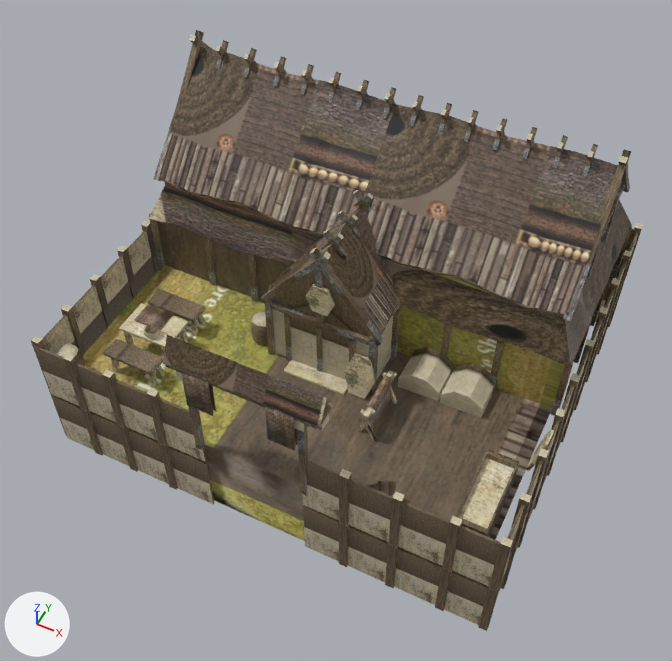
Before and after pictures for a commit that changed the COLLADA model art/meshes/structural/suebians/cc.dae.
One viewpoint serves both versions: a 50 mm camera at (17.5, -36.7, 45.5) aimed at (0.0, -1.7, 1.7). Lighting does not change. The marker at lower left points along +X, +Y and +Z. Where no turn or scale is listed for an object, it has been applied to the vertices. Vertices at the same position are counted once.

Objects in the first picture: 'cc'.
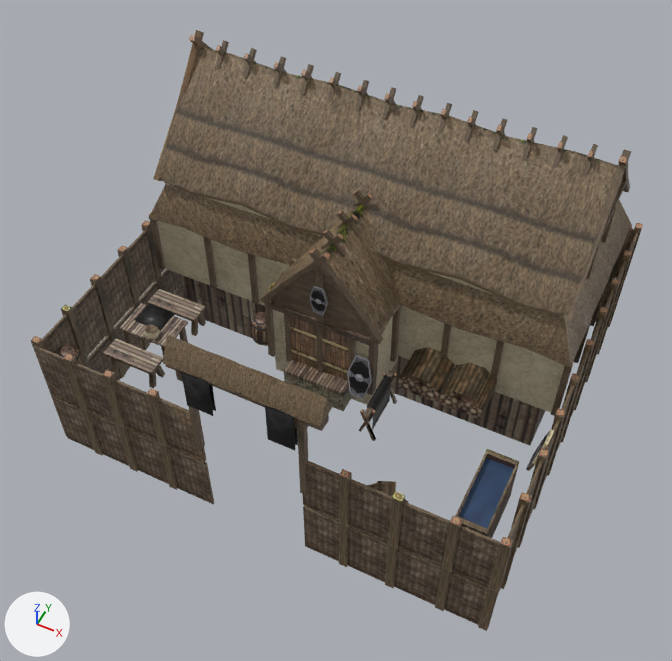
The newer file is also turned or shifted as a whole; pictures and numbers use the older file's frame.

Diff of the bpy script that builds the scene:
```diff
--- a/art/meshes/structural/suebians/cc.dae.py
+++ b/art/meshes/structural/suebians/cc.dae.py
@@ me_cube_4537 @@
 # used by ob_cc; location = (0.0, 0.0, 0.0)
-me_cube_4537.from_pydata(...)  # 2917 vertices, 4378 faces; spans x -15.4..15.0, y -12.6..14.9, z -6.5..14.6
+me_cube_4537.from_pydata(...)  # 2817 vertices, 4059 faces; spans x -15.4..15.0, y -12.6..14.9, z -6.5..14.6
+# me_cube_4537 part 1: the loose piece of 12 vertices spanning x -0.9..1.0, y -4.0..-3.8, z 5.6..7.7 is scaled about its middle by (0.64, 0.671, 1), then moved by (-0.1, -0.1, 0.0)
+# me_cube_4537 part 2: the loose piece of 12 vertices spanning x 1.8..3.9, y -4.6..-3.8, z 0.0..3.1 is rebuilt with 12 vertices and now spans x 2.0..3.7, y -4.6..-3.9, z 0.0..3.1
+# me_cube_4537 part 3
+# 109 vertices are removed from x -13.8..13.9, y -3.8..12.7, z -0.4..13.7
+# 344 faces are deleted
+# 6 vertices in x -3.4..3.4, y -3.7, z 4.6..9.4 move by (-0.1, 0.0, 0.1)
+# 3 vertices in x -13.4..13.5, y 8.5..9.1, z 10.5..10.9 move by (0.0, 0.3, 0.0)
+# 3 vertices in x -13.4..13.5, y 4.2, z 10.9 move by (0.0, -0.3, 0.0)
+# 7 vertices move from x -13.8..13.9, y -0.1..12.7, z -0.4..10.9 to x -13.8..14.0, y -0.1..12.7, z -0.4..10.9
+# 18 vertices are added at x -14.3..14.0, y -0.1..12.7, z -0.4..13.8
+# 42 new faces join them
+# me_cube_4537 part 4: 1955 kept faces spanning x -15.4..15.0, y -12.6..14.9, z -6.5..14.6 get new texture (UV) coordinates
 me_cube_4537.materials.append(mat_material_001)
```

Location of each change, (x1, y1, x2, y2) in pixels of the pictures (672 x 661 px; the box of a moved part takes in the faces that stretch with it):
part 1 of me_cube_4537, moved or reshaped
    before: (306, 284, 335, 316)
    after: (309, 285, 328, 315)
part 2 of me_cube_4537, rebuilt (21% narrower)
    before: (344, 353, 376, 399)
    after: (347, 354, 372, 399)
part 3 of me_cube_4537, cut back
    before: (83, 125, 625, 560)
    after: (157, 177, 627, 412)
part 4 of me_cube_4537, surface changed
    both: (31, 30, 643, 625)
